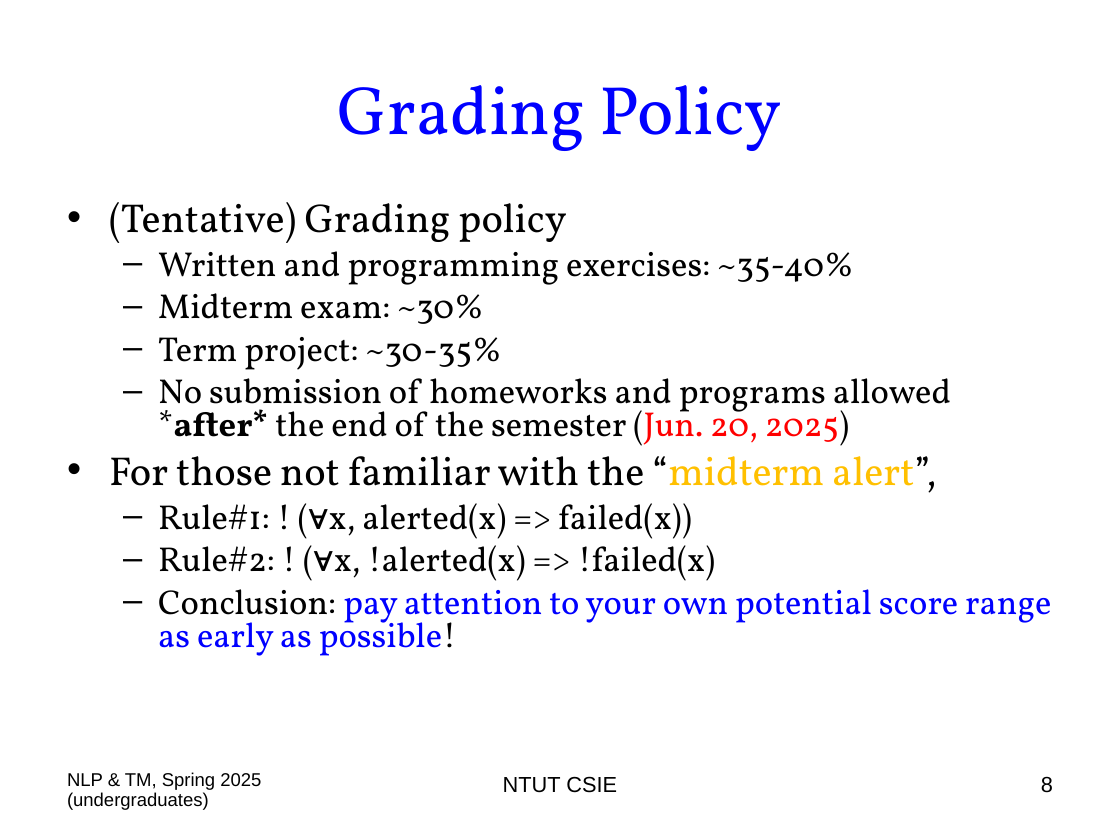
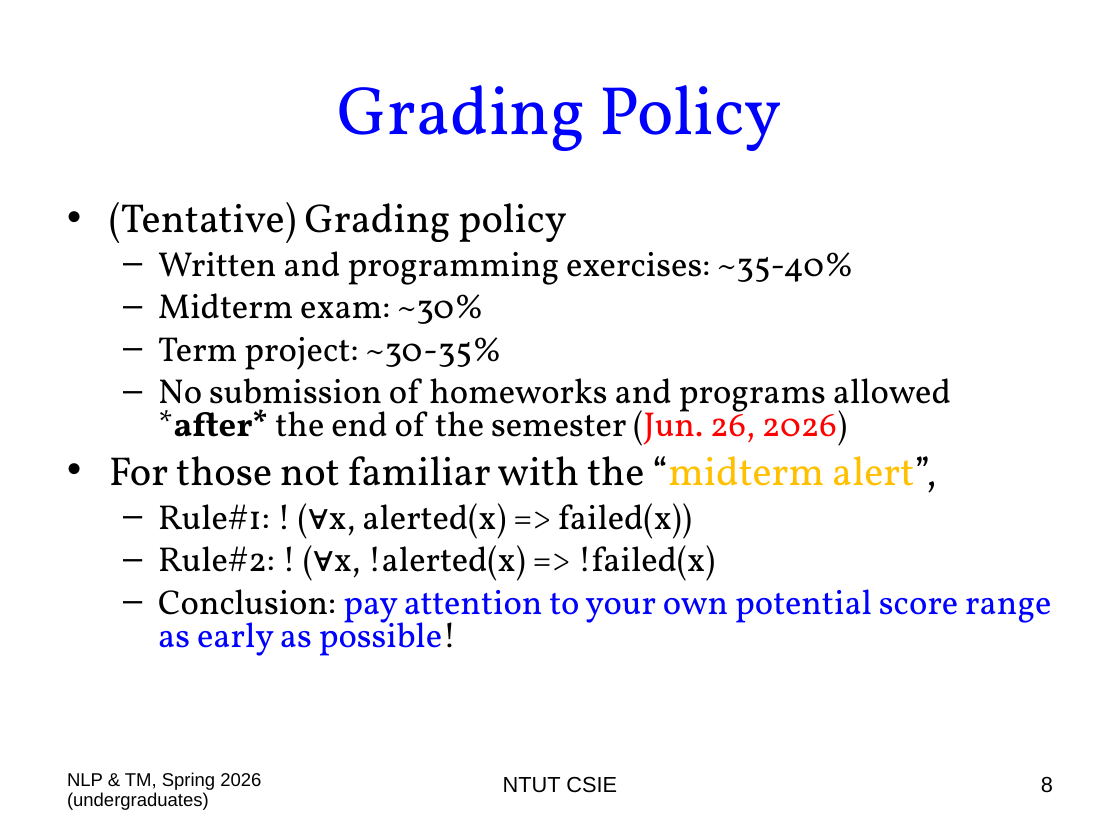
Before and after one commit to chriswjh/chriswjh.github.io, a slide deck: slide 8 of NLP_TM/00-Overview.ppt. Drawn at 1120x840 pixels with LibreOffice and Linux fonts; fonts in the diff are those of the drawing. Boxes give left, top, right and bottom in pixels: in the first picture for what was removed or moved away, otherwise in the second. Text is boxed around its words. In the diff, an @@ line names an element or a change of style, - is before the commit and + after.

```diff
--- a/NLP_TM/00-Overview.ppt
+++ b/NLP_TM/00-Overview.ppt
@@ text at bbox=[158, 378, 951, 446]: text changed @@
-  – No submission of homeworks and programs allowed *after* the end of the semester (Jun. 20, 2025)
+  – No submission of homeworks and programs allowed *after* the end of the semester (Jun. 26, 2026)
@@ text at bbox=[67, 772, 261, 810]: text changed @@
-NLP & TM, Spring 2025 (undergraduates)
+NLP & TM, Spring 2026 (undergraduates)
```
Also in this commit, not shown: 45 other slides changed, 1 slide added.
